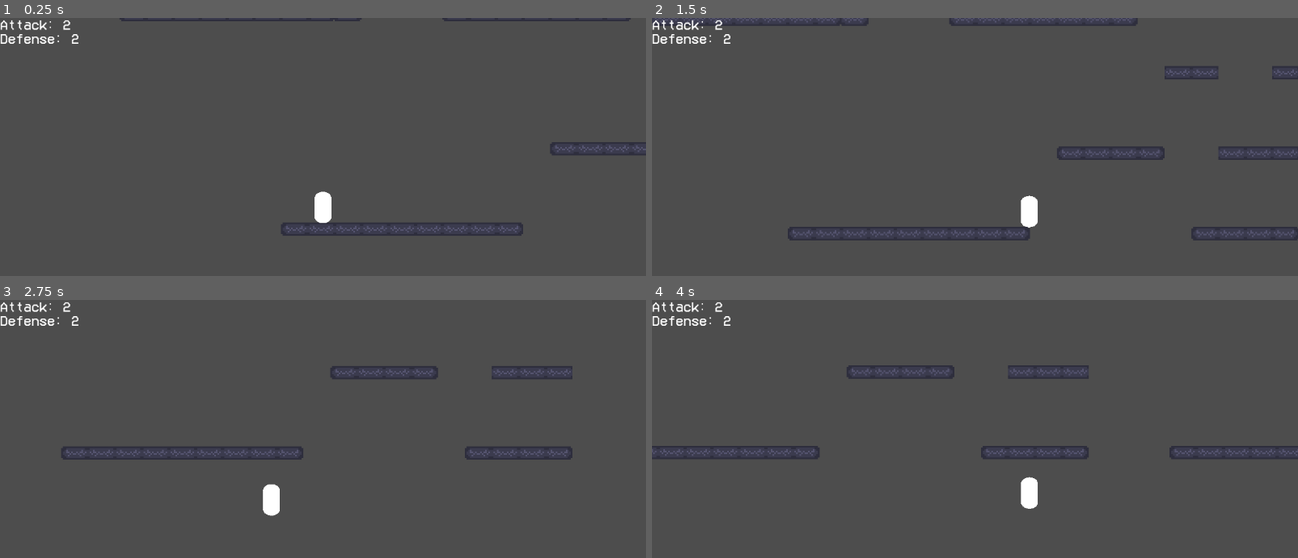
Above: before the commit, frames 1-4 (two rows, left to right).
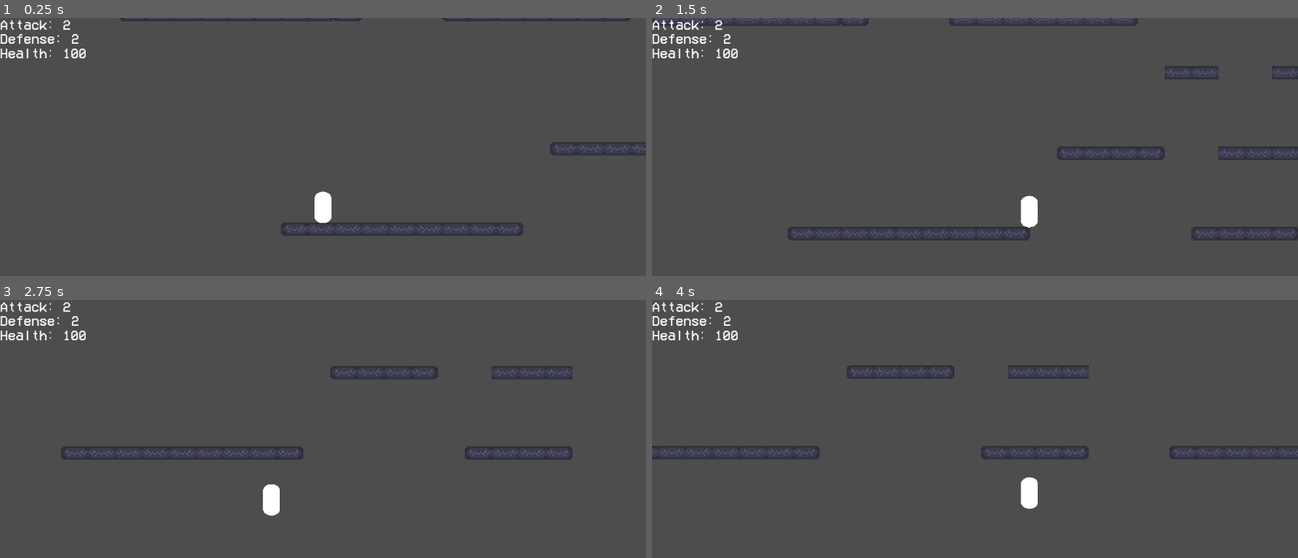
Above: after the commit, the same moments.

Repository: Gnoga05/BrackeysJamGame
Game: Godot game, scene res://Scenes/game_scene.tscn
The game is run twice, just before and just after one commit, with the same random seed, the same clock (stepped at 60 frames per second) and the same inputs.
Inputs:
- Up to frame 1 (0.25 s): no input
- Up to frame 2 (1.5 s): tap Enter at 0.5 s; hold D (right) from 0.53 s (still down); tap E (interact) at 0.6, 1.35 s; tap Space (jump) at 0.77 s
- Up to frame 3 (2.75 s): tap Space (jump) at 1.52 s; release D (right) at 2.03 s; hold A (left) from 2.03 s (still down); tap E (interact) at 2.1 s
- Up to frame 4 (4 s): release A (left) at 2.78 s; hold D (right) from 2.78 s (still down); tap E (interact) at 2.85, 3.6 s; tap Space (jump) at 3.02, 3.77 s

The runs differ from the first frame. In frame 1, 0.2% of the frame differs, in the area x 0-14%, y 11-16%; in frame 2, 0.2%; in frame 3, 0.2%; in frame 4, 0.2%.
Error before the commit: Invalid call. Nonexistent function 'start_combat' in base 'Node2D (game.gd)'. (res://Scripts/enemy.gd:75)

Commit message:
fixed card pickup

Diff:
--- a/game-brackeys-jam/Scenes/Characters/enemy.tscn
+++ b/game-brackeys-jam/Scenes/Characters/enemy.tscn
@@ -42,4 +42,6 @@
 position = Vector2(6, 0)
 shape = SubResource("RectangleShape2D_lsx3x")
 
+[connection signal="body_entered" from="VisionArea" to="." method="_on_vision_entered"]
+[connection signal="body_exited" from="VisionArea" to="." method="_on_vision_exited"]
 [connection signal="body_entered" from="GrabArea" to="." method="_on_grab_area_body_entered"]
--- a/game-brackeys-jam/Scenes/Characters/player.tscn
+++ b/game-brackeys-jam/Scenes/Characters/player.tscn
@@ -117,15 +117,24 @@
 size_flags_horizontal = 4
 size_flags_vertical = 4
 
-[node name="StatsLabel" type="Label" parent="CanvasLayer/Control"]
-layout_mode = 1
-offset_right = 71.0
-offset_bottom = 25.0
+[node name="VBoxContainer" type="VBoxContainer" parent="CanvasLayer/Control"]
+layout_mode = 0
+offset_right = 40.0
+offset_bottom = 40.0
+
+[node name="StatsLabel" type="Label" parent="CanvasLayer/Control/VBoxContainer"]
+layout_mode = 2
 theme_override_fonts/font = ExtResource("2_40svl")
 theme_override_font_sizes/font_size = 24
 text = "Attack: 2
 Defense: 2"
 
+[node name="HealthLabel" type="Label" parent="CanvasLayer/Control/VBoxContainer"]
+layout_mode = 2
+theme_override_fonts/font = ExtResource("2_40svl")
+theme_override_font_sizes/font_size = 24
+text = "Health:"
+
 [connection signal="body_entered" from="Detection" to="." method="_on_body_detection"]
 [connection signal="body_exited" from="Detection" to="." method="_on_body_detection_exited"]
 [connection signal="timeout" from="JumpBuffer" to="." method="_on_jump_buffer_timeout"]
--- a/game-brackeys-jam/Scenes/Objects/Item1.tscn
+++ b/game-brackeys-jam/Scenes/Objects/Item1.tscn
@@ -1,6 +1,6 @@
 [gd_scene load_steps=4 format=3 uid="uid://dl6eddo12o5ua"]
 
-[ext_resource type="Script" uid="uid://5cc2sfwth76u" path="res://Scripts/attack_item.gd" id="1_npm3x"]
+[ext_resource type="Script" uid="uid://yjpeytgo3nls" path="res://Scripts/card.gd" id="1_npm3x"]
 [ext_resource type="Texture2D" uid="uid://c4dobbibcqujf" path="res://ImportedAssets/Itemcardattack.webp" id="1_y3ahd"]
 
 [sub_resource type="RectangleShape2D" id="RectangleShape2D_npm3x"]
@@ -17,3 +17,5 @@
 
 [node name="CollisionShape2D" type="CollisionShape2D" parent="Area2D"]
 shape = SubResource("RectangleShape2D_npm3x")
+
+[connection signal="body_entered" from="Area2D" to="." method="_on_body_entered"]
--- a/game-brackeys-jam/Scripts/card.gd
+++ b/game-brackeys-jam/Scripts/card.gd
@@ -2,11 +2,8 @@
 
 @export var bonus_attack: int = 2
 
-func _ready() -> void:
-	connect("body_entered", Callable(self, "_on_body_entered"))
-
 func _on_body_entered(body: Node) -> void:
 	if body.is_in_group("Player"):
 		if body.has_method("increase_stat"):
-			body.increase_attack(bonus_attack, "attack")
-		queue_free()
+			body.increase_stat(bonus_attack, "attack")
+		self.queue_free()
--- a/game-brackeys-jam/Scripts/enemy.gd
+++ b/game-brackeys-jam/Scripts/enemy.gd
@@ -14,7 +14,7 @@
 var direction: int = 1
 var is_paused: bool = false
 var pause_timer: float = 0.0
-
+var attack_timer: float = 0.0
 
 var potential_loot: Dictionary = {"Item1": .10, "Item2": .30, "Item3": .40, "Nothing": .20}
 var has_been_looted: bool = false
@@ -24,10 +24,18 @@
 
 
 func _ready() -> void:
-	vision_area.body_entered.connect(_on_body_entered)
 	game = get_tree().root.get_node("GameScene")
 
 func _physics_process(delta: float) -> void:
+	if player:
+		attack_timer += delta
+		if attack_timer >= 2.0:
+			attack_timer = 0.0
+			player.health -= 2
+	else:
+		attack_timer = 0.0
+
+
 	if is_paused:
 		pause_timer -= delta
 		if pause_timer <= 0.0:
@@ -64,12 +72,14 @@
 	return potential_loot.keys()[0]
 
 
-func _on_body_entered(body: Node) -> void:
+func _on_vision_entered(body: Node) -> void:
 	if body.is_in_group("Player"):
 		player = body
 
-
+func _on_vision_exited(body: Node2D) -> void:
+	player = null
 
 
 func _on_grab_area_body_entered(body: Node2D) -> void:
-		game.start_combat(self)
+	pass
+	#game.start_combat(self)
--- a/game-brackeys-jam/Scripts/player.gd
+++ b/game-brackeys-jam/Scripts/player.gd
@@ -5,7 +5,7 @@
 var jump_value: float = 0
 var was_on_floor: bool
 
-var max_health: int = 6
+var max_health: int = 100
 var health : int = max_health
 var attack: int = 2
 var defense: int = 2
@@ -22,7 +22,8 @@
 @onready var steal_text: Label = $GUI/VBoxContainer/StealText
 @onready var steal_countdown: Label = $GUI/VBoxContainer/StealCountdown
 @onready var pickup_label: Label = $GUI/PickupLabel
-@onready var stats_label: Label = $CanvasLayer/Control/StatsLabel
+@onready var stats_label: Label = $CanvasLayer/Control/VBoxContainer/StatsLabel
+@onready var health_label: Label = $CanvasLayer/Control/VBoxContainer/HealthLabel
 
 
 
@@ -68,9 +69,12 @@
 		steal_countdown.set_text("")
 		steal_countdown.hide()
 
+	health_label.set_text("Health: " + str(health))
 
 	was_on_floor = is_on_floor()
 	move_and_slide()
+
+
 
 
 func create_temp_timer(time: float):
